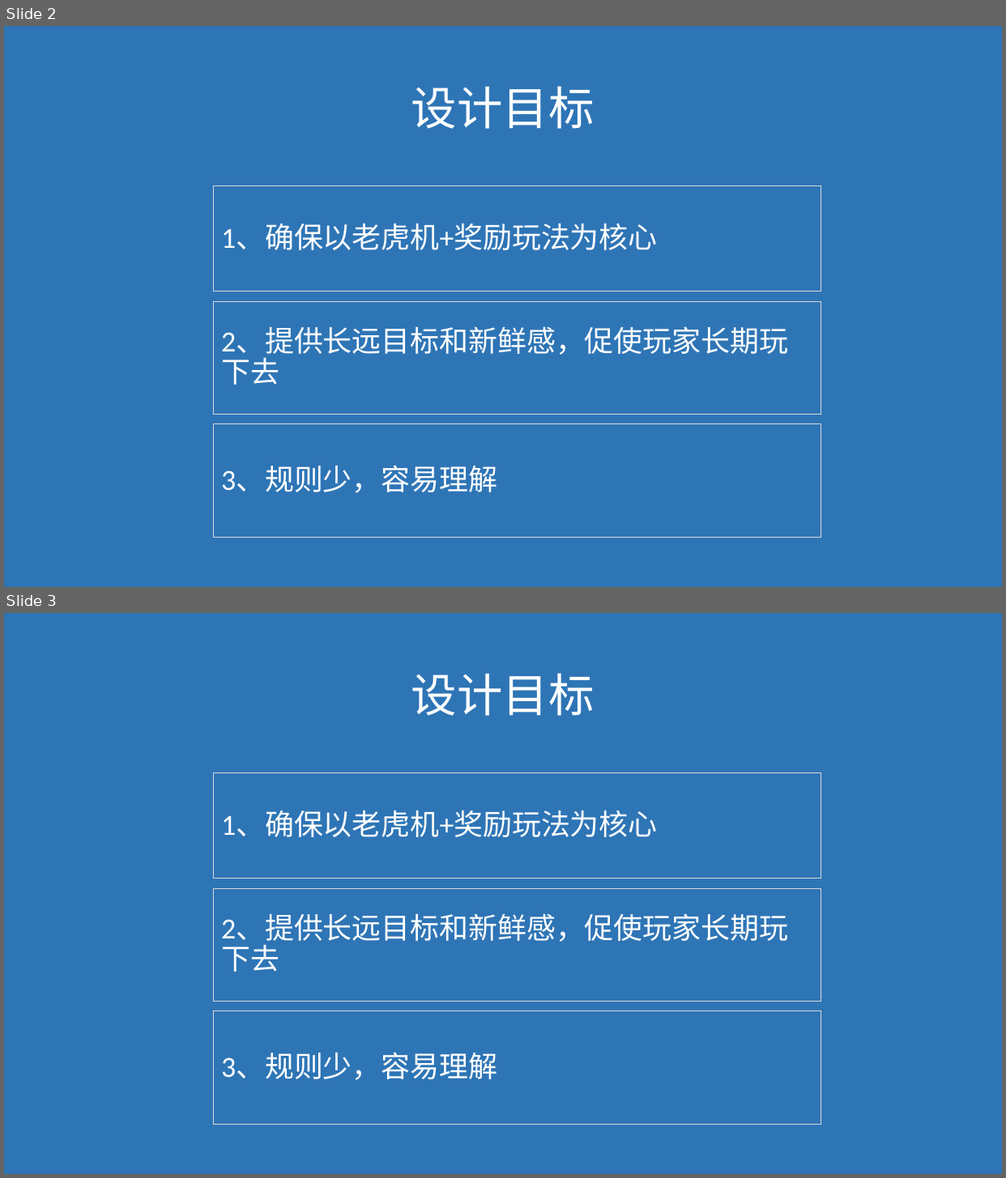
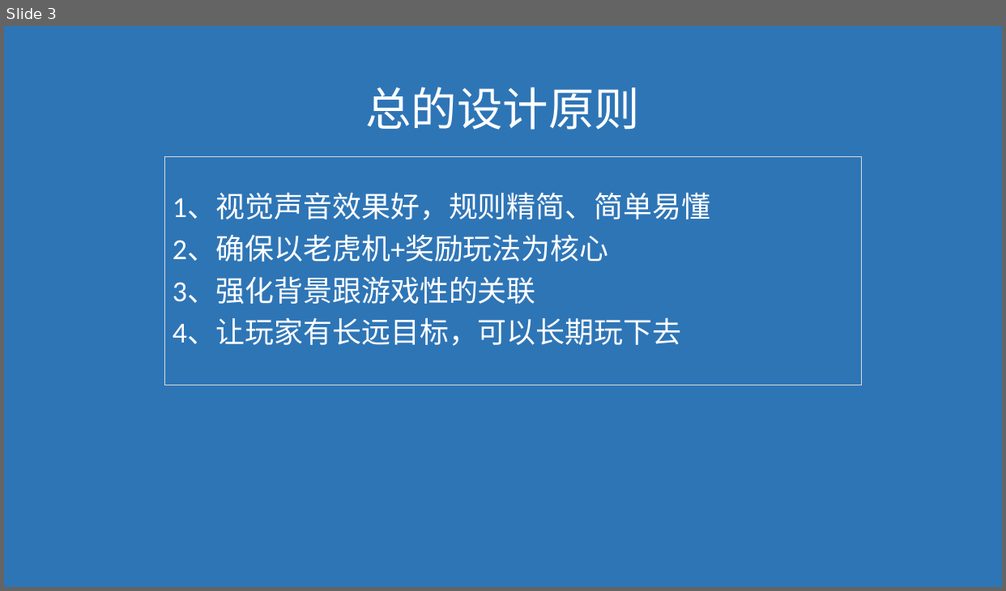
Before and after one commit to janryf/mygame, a slide deck: 构想.pptx. Shown one above the other, each under a label of ours: slides 2 and 3 before the commit, slide 3 after it. The pictures are 1006x1178 and 1006x591 pixels, drawn with LibreOffice and Linux fonts; fonts in the diff are those of the drawing. Boxes give left, top, right and bottom in pixels: in the first picture for what was removed or moved away, otherwise in the second. Text is boxed around its words. In the diff, an @@ line names an element or a change of style, - is before the commit and + after.

```diff
--- a/构想.pptx
+++ b/构想.pptx
@@ slide 3 removed at box(4, 613, 1002, 1174), background #2E75B6 @@
@@ text removed at box(411, 673, 594, 716) @@
-设计目标
@@ rectangle removed at box(214, 773, 821, 878) @@
-1、确保以老虎机+奖励玩法为核心
@@ rectangle removed at box(214, 888, 821, 1002) @@
-2、提供长远目标和新鲜感，促使玩家长期玩下去
@@ rectangle removed at box(214, 1012, 821, 1124) @@
-3、规则少，容易理解
@@ what was slide 2 is now slide 3 @@
@@ slide 3 changed as well @@
@@ text at box(365, 87, 640, 130): text changed @@
-设计目标
+总的设计原则
@@ rectangle "1、视觉声音效果好，规则精简、简单易懂": place and size @@
-rectangle "1、视觉声音效果好，规则精简、简单易懂" at box(214, 186, 821, 291)
+rectangle "1、视觉声音效果好，规则精简、简单易懂" at box(165, 157, 862, 386)
@@ text in rectangle at box(172, 194, 710, 346): text changed @@
-1、确保以老虎机+奖励玩法为核心
+1、视觉声音效果好，规则精简、简单易懂
+2、确保以老虎机+奖励玩法为核心
+3、强化背景跟游戏性的关联
+4、让玩家有长远目标，可以长期玩下去
@@ rectangle removed at box(214, 301, 821, 415) @@
-2、提供长远目标和新鲜感，促使玩家长期玩下去
@@ rectangle removed at box(214, 425, 821, 537) @@
-3、规则少，容易理解
```
Also in this commit, not shown: 17 slides added, 5 other slides removed, 7 other files.
